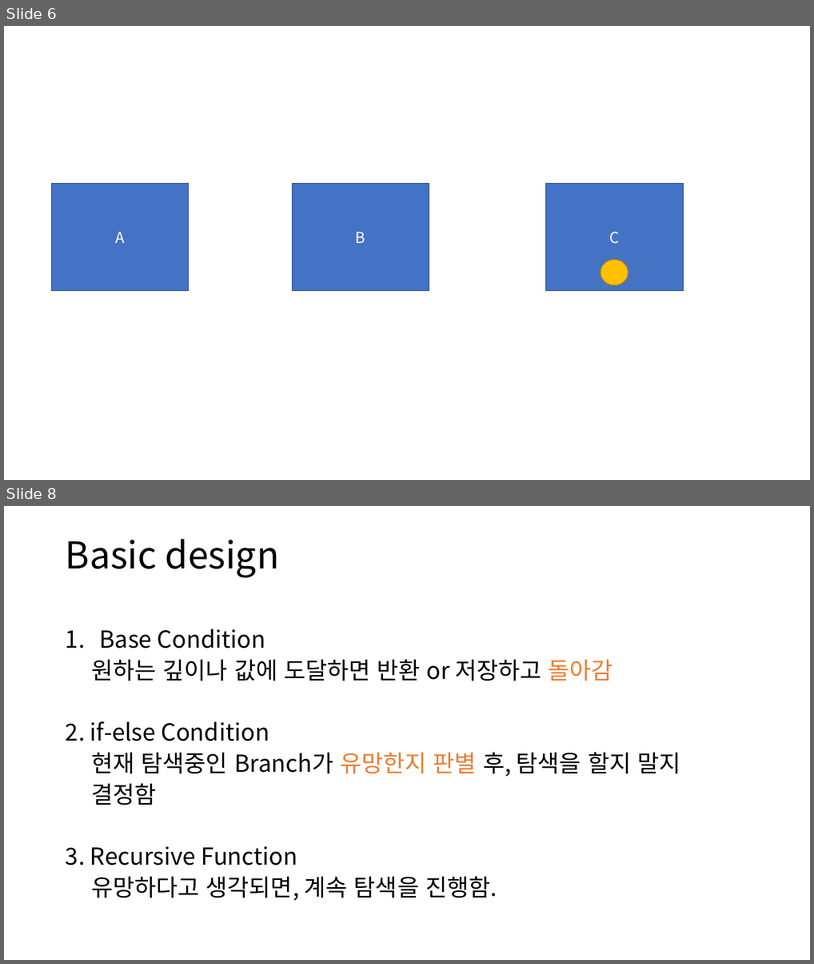
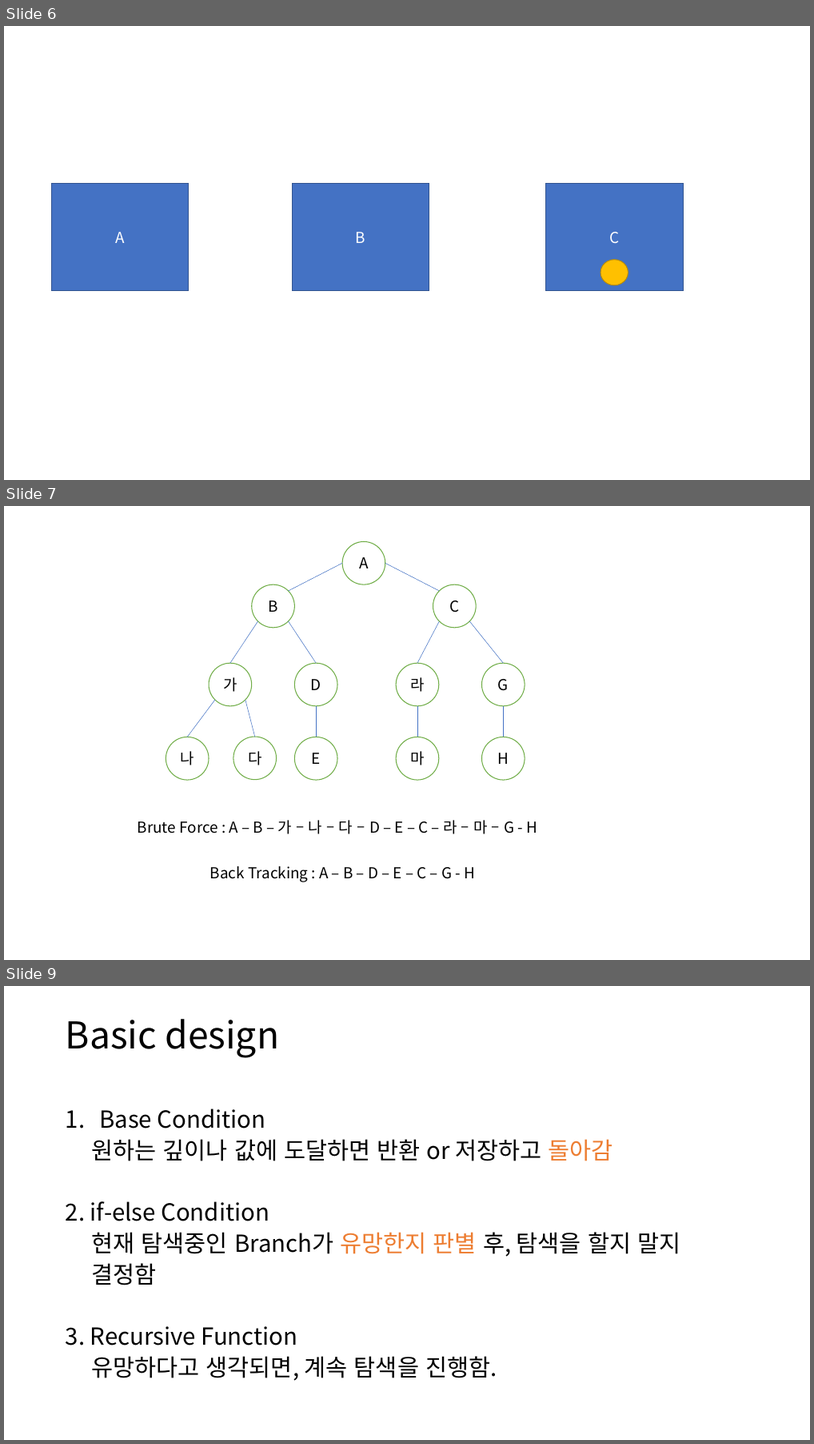
Before and after one commit to Boksam/MyPersonalStudy, a slide deck: Algorithm/1. 백트래킹.pptx. Shown one above the other, each under a label of ours: slides 6 and 8 before the commit, slides 6, 7 and 9 after it; the slides between them are not shown. The pictures are 814x964 and 814x1444 pixels, drawn with LibreOffice and Linux fonts; fonts in the diff are those of the drawing. Boxes give left, top, right and bottom in pixels: in the first picture for what was removed or moved away, otherwise in the second. Text is boxed around its words. In the diff, an @@ line names an element or a change of style, - is before the commit and + after.

```diff
--- a/Algorithm/1. 백트래킹.pptx
+++ b/Algorithm/1. 백트래킹.pptx
@@ slide 7 added at (4, 506, 810, 960), background #FFFFFF @@
@@ ellipse added at (342, 542, 386, 584), fill #FFFFFF, outline #70AD47 1 pt, 18 pt, text #000000 @@
+A
@@ line added from (288, 591) to (342, 563), #4472C4 0.5 pt @@
@@ line added from (439, 591) to (386, 563), #4472C4 0.5 pt @@
@@ ellipse added at (252, 584, 295, 628), fill #FFFFFF, outline #70AD47 1 pt, 18 pt, text #000000 @@
+B
@@ ellipse added at (434, 584, 477, 628), fill #FFFFFF, outline #70AD47 1 pt, 18 pt, text #000000 @@
+C
@@ line added from (230, 664) to (258, 621), #4472C4 0.5 pt @@
@@ line added from (316, 664) to (288, 621), #4472C4 0.5 pt @@
@@ line added from (418, 664) to (439, 621), #4472C4 0.5 pt @@
@@ line added from (504, 664) to (470, 621), #4472C4 0.5 pt @@
@@ ellipse added at (209, 664, 252, 706), fill #FFFFFF, outline #70AD47 1 pt, 18 pt, text #000000 @@
+가
@@ ellipse added at (295, 664, 338, 706), fill #FFFFFF, outline #70AD47 1 pt, 18 pt, text #000000 @@
+D
@@ ellipse added at (396, 664, 439, 706), fill #FFFFFF, outline #70AD47 1 pt, 18 pt, text #000000 @@
+라
@@ ellipse added at (482, 664, 525, 706), fill #FFFFFF, outline #70AD47 1 pt, 18 pt, text #000000 @@
+G
@@ line added from (187, 736) to (215, 700), #4472C4 0.5 pt @@
@@ line added from (255, 736) to (246, 700), #4472C4 0.5 pt @@
@@ line added from (316, 736) to (316, 706), #4472C4 0.5 pt @@
@@ line added from (418, 736) to (418, 706), #4472C4 0.5 pt @@
@@ line added from (504, 736) to (504, 706), #4472C4 0.5 pt @@
@@ ellipse added at (166, 736, 209, 780), fill #FFFFFF, outline #70AD47 1 pt, 18 pt, text #000000 @@
+나
@@ ellipse added at (234, 736, 276, 780), fill #FFFFFF, outline #70AD47 1 pt, 18 pt, text #000000 @@
+다
@@ ellipse added at (295, 736, 338, 780), fill #FFFFFF, outline #70AD47 1 pt, 18 pt, text #000000 @@
+E
@@ ellipse added at (396, 736, 439, 780), fill #FFFFFF, outline #70AD47 1 pt, 18 pt, text #000000 @@
+마
@@ ellipse added at (482, 736, 525, 780), fill #FFFFFF, outline #70AD47 1 pt, 18 pt, text #000000 @@
+H
@@ text added at (138, 820, 538, 834), 18 pt, text #000000 @@
+Brute Force : A – B – 가 – 나 – 다 – D – E – C – 라 – 마 – G - H
@@ text added at (210, 866, 475, 882), 18 pt, text #000000 @@
+Back Tracking : A – B – D – E – C – G - H
@@ what was slide 8 is now slide 9 @@
```
Also in this commit, not shown: 2 slides changed, 2 other slides added, 2 slides removed, 9 other files.
